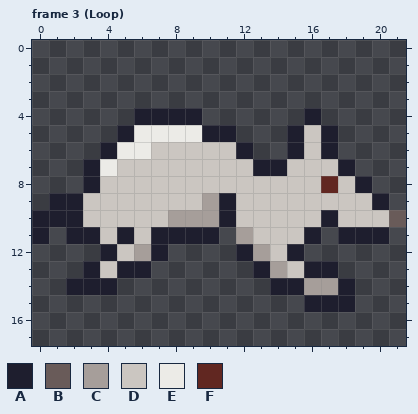
Edited in one commit: pixel-art file (assets/rat/run/rat.aseprite). That is the earlier state.
22x18 pixels, 5 frames. Shown: frame 3 (Loop). The commit also changed other frames, which this record leaves out.
Palette (. is transparent): A #1e1e2e  B #695b59  C #a69e9a  D #cbc6c1  E #ecebe7  F #612721
Pixels before, frame 3 (Loop), first column x 0:
 4 ......AAAA......A.....
 5 .....AEEEEAA...ADA....
 6 ....AEEDDDDDA..ADA....
 7 ...AEDDDDDDDDAADDDA...
 8 ...ADDDDDDDDDDDDDFDA..
 9 .AADDDDDDDCADDDDDDDDA.
10 AAADDDDDCCCADDDDDADDDB
11 A.AADADAAAA.CDDDA.AAA.
12 ....ADCA....ACDA......
13 ...ADAA......ACDAA....
14 ..AAA.........AACCA...
15 ................AAA...
Now the later version:
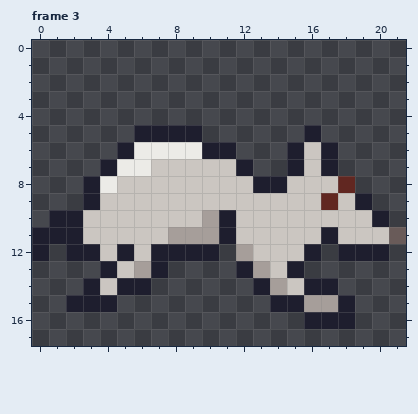
Message: mvp animation of rat v1.0 complete
The edit:
Changed rows in their new state; - is an unchanged pixel.
Frame 3:
first column x 0:
 4 ------....------.-----
 5 -----.AAAA..---.A.----
 6 ----.A-EEEAA.---------
 7 ---.AEE-----A..A-A.---
 8 ----E--------AA--DF.--
 9 -..A------DD-----F-A.-
10 .-------DD-------D--A.
11 -A-D-D-DCCCAD---DADDDB
12 A-AADAD-AAA-CD-DA-AAA-
13 ---.ADCA----ACDA..----
14 --.-DAA------ACDAA.---
15 --AAA---------AACC----
16 ----------------AAA---
